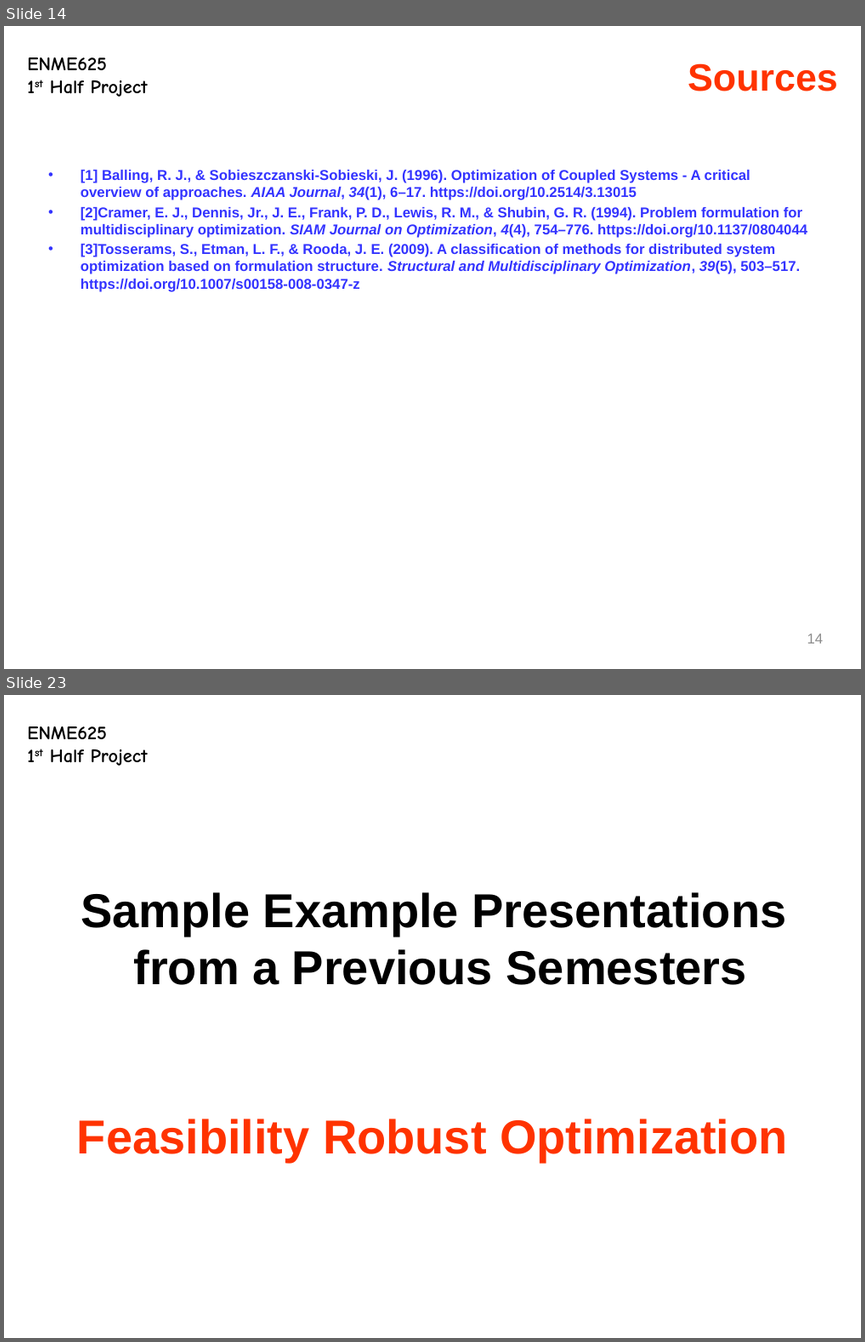
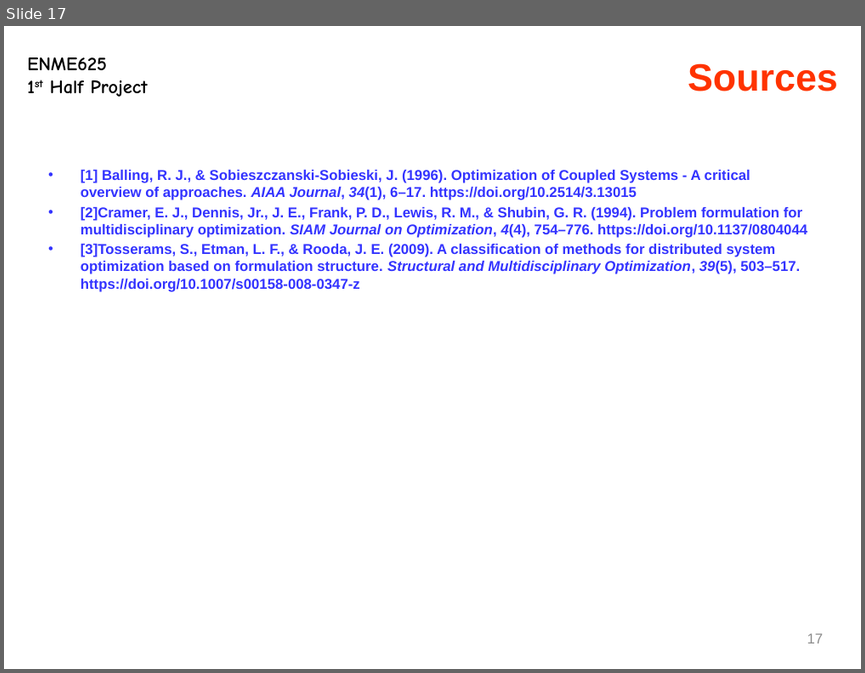
Before and after one commit to hqqen/eeby-deeby, a slide deck: class-work/optimization/project 1/slides.pptx. Shown one above the other, each under a label of ours: slides 14 and 23 before the commit, slide 17 after it; the slides between them are not shown. The pictures are 865x1342 and 865x673 pixels, drawn with LibreOffice and Linux fonts; fonts in the diff are those of the drawing. Boxes give left, top, right and bottom in pixels: in the first picture for what was removed or moved away, otherwise in the second. Text is boxed around its words. In the diff, an @@ line names an element or a change of style, - is before the commit and + after.

```diff
--- a/class-work/optimization/project 1/slides.pptx
+++ b/class-work/optimization/project 1/slides.pptx
@@ slide 23 removed at (x1=4, y1=695, x2=861, y2=1338), background #FFFFFF; not listed: 1 template element that a slide beside it also shows @@
@@ text removed at (x1=80, y1=892, x2=786, y2=985) @@
-Sample Example Presentations
-from a Previous Semesters
@@ title removed at (x1=77, y1=1118, x2=788, y2=1161) @@
-Feasibility Robust Optimization
@@ what was slide 14 is now slide 17 @@
@@ page number at (x1=807, y1=633, x2=823, y2=643): text changed @@
-14
+17
```
Also in this commit, not shown: 5 slides changed, 5 slides added, 31 other slides removed, 1 other file.
